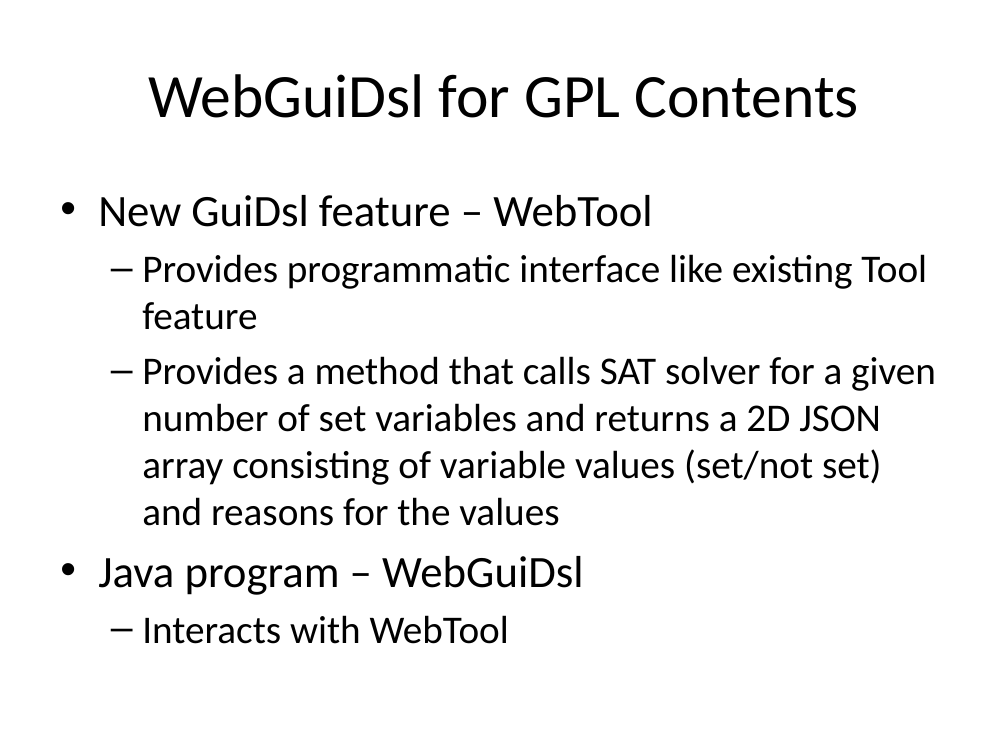
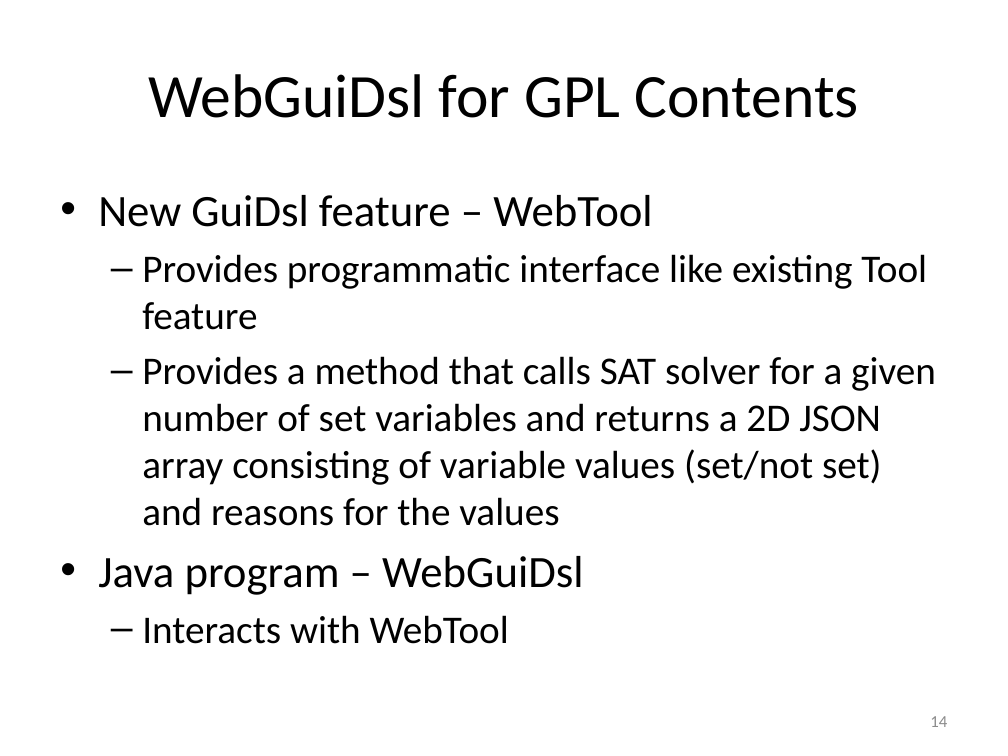
Before and after one commit to toomanyjoes/spring2011-cs392, a slide deck: slide 14 of GPL.pptx. Drawn at 1008x756 pixels with LibreOffice and Linux fonts; fonts in the diff are those of the drawing. Boxes give left, top, right and bottom in pixels: in the first picture for what was removed or moved away, otherwise in the second. Text is boxed around its words. In the diff, an @@ line names an element or a change of style, - is before the commit and + after.

```diff
--- a/GPL.pptx
+++ b/GPL.pptx
@@ page number added at bbox=[930, 716, 947, 727], 12 pt, text #8C8C8C @@
+14
```
Also in this commit, not shown: 23 other slides changed.
